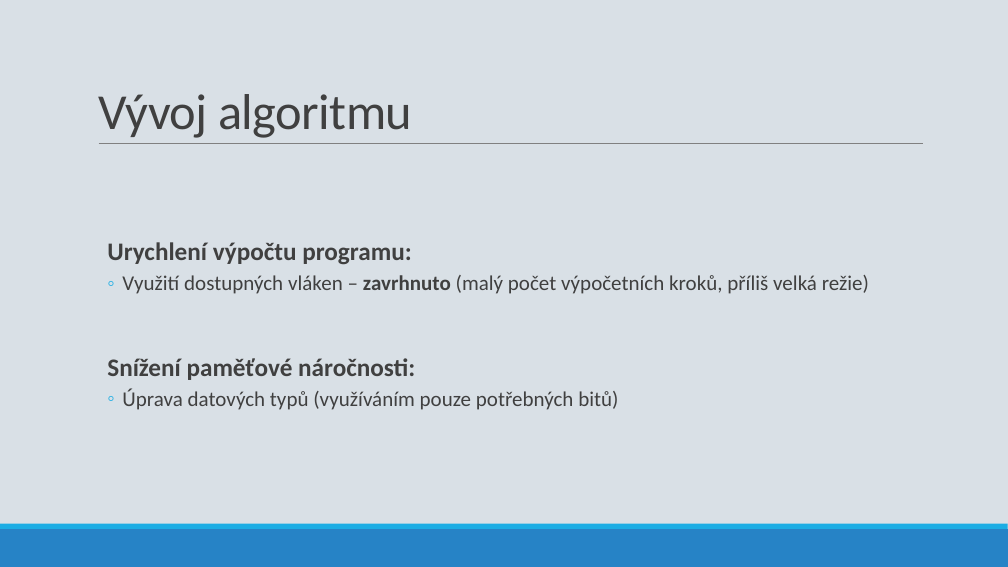
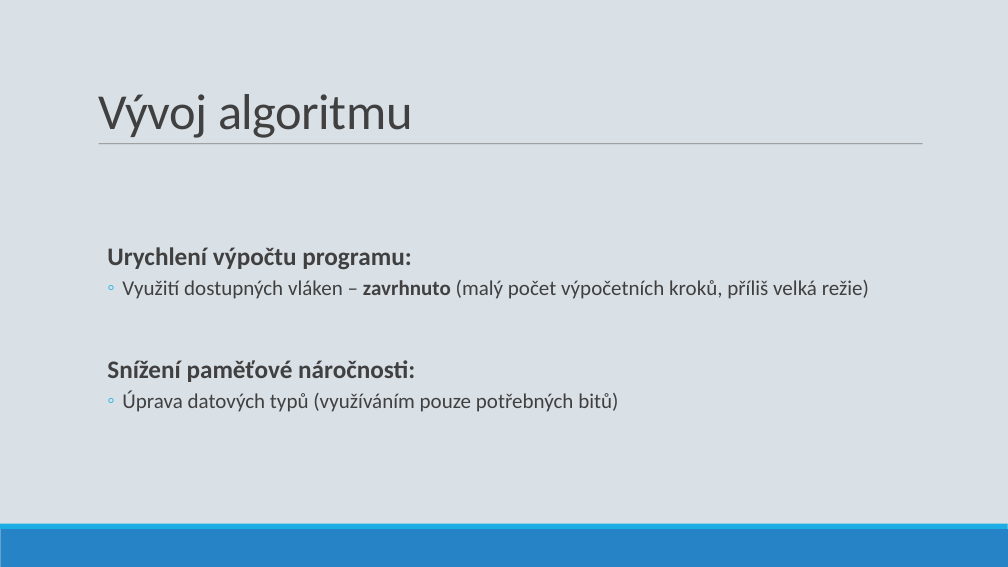
Before and after one commit to ldrahnik/ial_project_2019_2020, a slide deck: slide 9 of defense/presentation.pptx. Drawn at 1008x567 pixels with LibreOffice and Linux fonts; fonts in the diff are those of the drawing. Boxes give left, top, right and bottom in pixels: in the first picture for what was removed or moved away, otherwise in the second. Text is boxed around its words. In the diff, an @@ line names an element or a change of style, - is before the commit and + after.

```diff
--- a/defense/presentation.pptx
+++ b/defense/presentation.pptx
@@ line (99, 144) - (923, 144): stroke #808080 0.5 pt to #808080 0.75 pt @@
@@ text at (107,247,415,382): list level 2 to 1 in "Urychlení výpočtu programu:"; list level 2 to 1 in "Snížení paměťové náročnosti:" @@
```
Also in this commit, not shown: 11 other slides changed.
